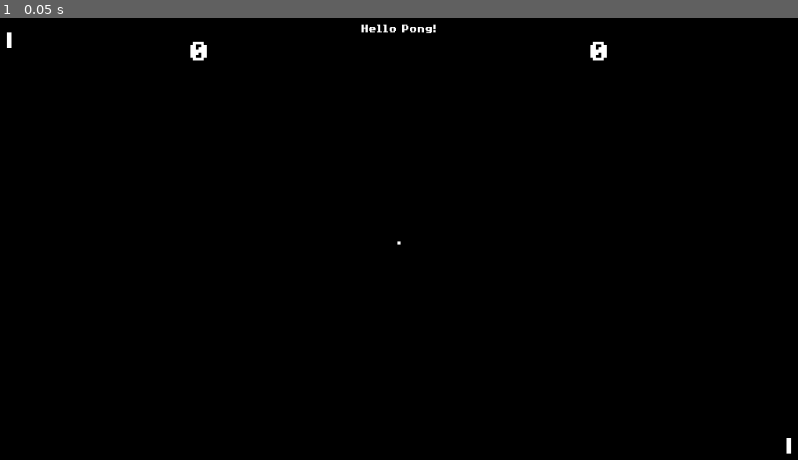
Above: before the commit, frame 1.
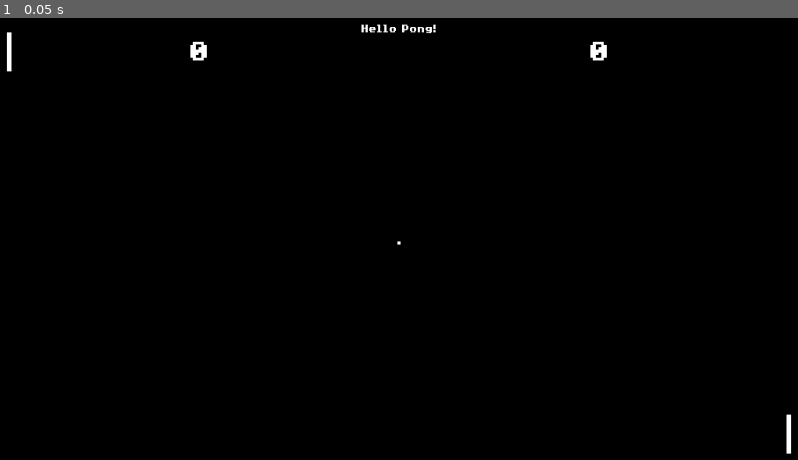
Above: after the commit, the same moment.

Repository: DustinMEastway/pong
Game: Godot game, scene res://Main.tscn
The game is run twice, just before and just after one commit, with the same random seed, the same clock (stepped at 60 frames per second) and the same inputs.
Inputs:
- Up to frame 1 (0.05 s): no input

The runs differ from the first frame. In frame 1, less than 0.1% of the frame differs, in the area x 0-100%, y 6-96%.

Commit message:
CS50 the collision update (59:35): add bounce to ball and game scaling

Diff:
--- a/Ball.gd
+++ b/Ball.gd
@@ -10,11 +10,22 @@
 
 	var ball_speed := GameService.ball_speed
 	var ball_x := ball_speed if (RandomService.rand_bool()) else -ball_speed
-	var ball_y := RandomService.randi_range(-ball_speed, ball_speed)
+	var ball_y := RandomService.randf_range(-ball_speed, ball_speed)
 	_ball_velocity = Vector2(ball_x, ball_y)
 
-func _physics_process(delta) -> void:
+func _physics_process(_delta) -> void:
 	if (GameService.state != "play"):
 		return
 
-	move_and_collide(_ball_velocity)
+	var collision = move_and_collide(_ball_velocity)
+	if (collision != null):
+		_ball_velocity = _ball_velocity.bounce(collision.normal)
+
+		if (collision.collider is Paddle):
+			# randomize the y a bit to change the angle of the game
+			var ball_y = _ball_velocity.y
+			_ball_velocity.y += RandomService.randf_range(
+				-ball_y / 4,
+				ball_y / 2
+			)
+			_ball_velocity *= GameService.ball_speed_scale
--- a/Main.tscn
+++ b/Main.tscn
@@ -1,8 +1,12 @@
-[gd_scene load_steps=4 format=2]
+[gd_scene load_steps=6 format=2]
 
 [ext_resource path="res://fonts/8bitOperator-Bold-16.tres" type="DynamicFont" id=1]
 [ext_resource path="res://Main.gd" type="Script" id=2]
 [ext_resource path="res://fonts/8bitOperator-Bold-40.tres" type="DynamicFont" id=5]
+
+[sub_resource type="RectangleShape2D" id=1]
+
+[sub_resource type="RectangleShape2D" id=2]
 
 [node name="Main" type="Node2D"]
 script = ExtResource( 2 )
@@ -50,3 +54,15 @@
 __meta__ = {
 "_edit_use_anchors_": false
 }
+
+[node name="StaticBody2D" type="StaticBody2D" parent="."]
+
+[node name="CollisionShape2D" type="CollisionShape2D" parent="StaticBody2D"]
+position = Vector2( 512, -3 )
+scale = Vector2( 51.2, 0.3 )
+shape = SubResource( 1 )
+
+[node name="CollisionShape2D2" type="CollisionShape2D" parent="StaticBody2D"]
+position = Vector2( 512, 603 )
+scale = Vector2( 51.2, 0.3 )
+shape = SubResource( 2 )
--- a/services/GameService.gd
+++ b/services/GameService.gd
@@ -1,8 +1,10 @@
 extends Node
 
 export var ball_size: Vector2 = Vector2(4, 4)
-export var ball_speed: int = 5
-export var paddle_size: Vector2 = Vector2(6, 20)
+export var ball_speed: float = 5
+# Determines how much speed to add each time the ball bounces
+export var ball_speed_scale: float = 1.03
+export var paddle_size: Vector2 = Vector2(6, 50)
 export var paddle_speed: int = 800
 export var screen_size = Vector2(1024, 600)
 # 'start' for new/reset games or 'play' for in-progress games
--- a/services/RandomService.gd
+++ b/services/RandomService.gd
@@ -2,6 +2,14 @@
 
 func rand_bool() -> bool:
 	return randi_range(0, 2) > 0
+
+func randf_range(from: float, to: float) -> float:
+	if (from > to):
+		var temp = from
+		from = to
+		to = temp
+
+	return from + randf() * (to - from)
 
 func randi_range(from: int, to: int) -> int:
 	if (from > to):
